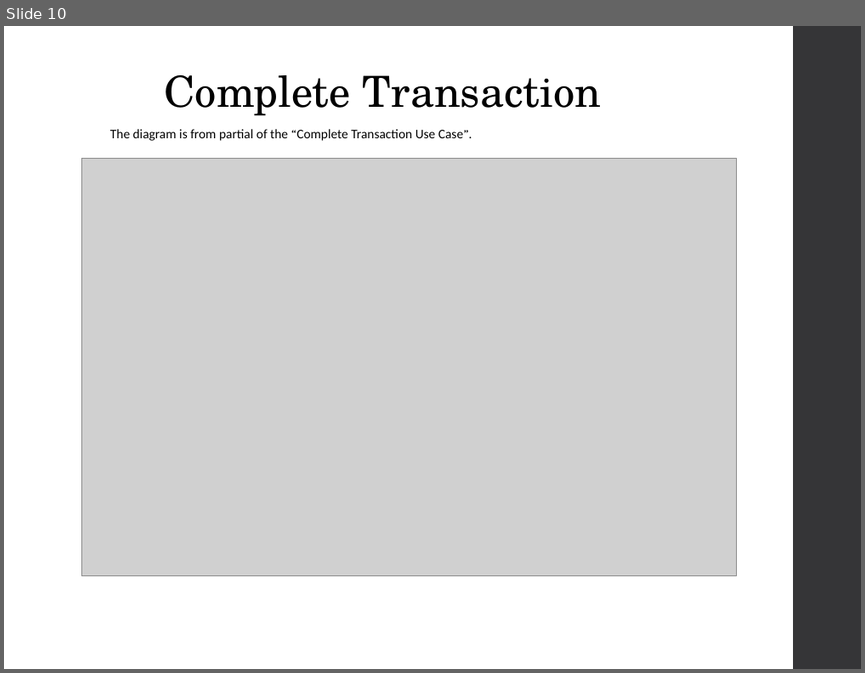
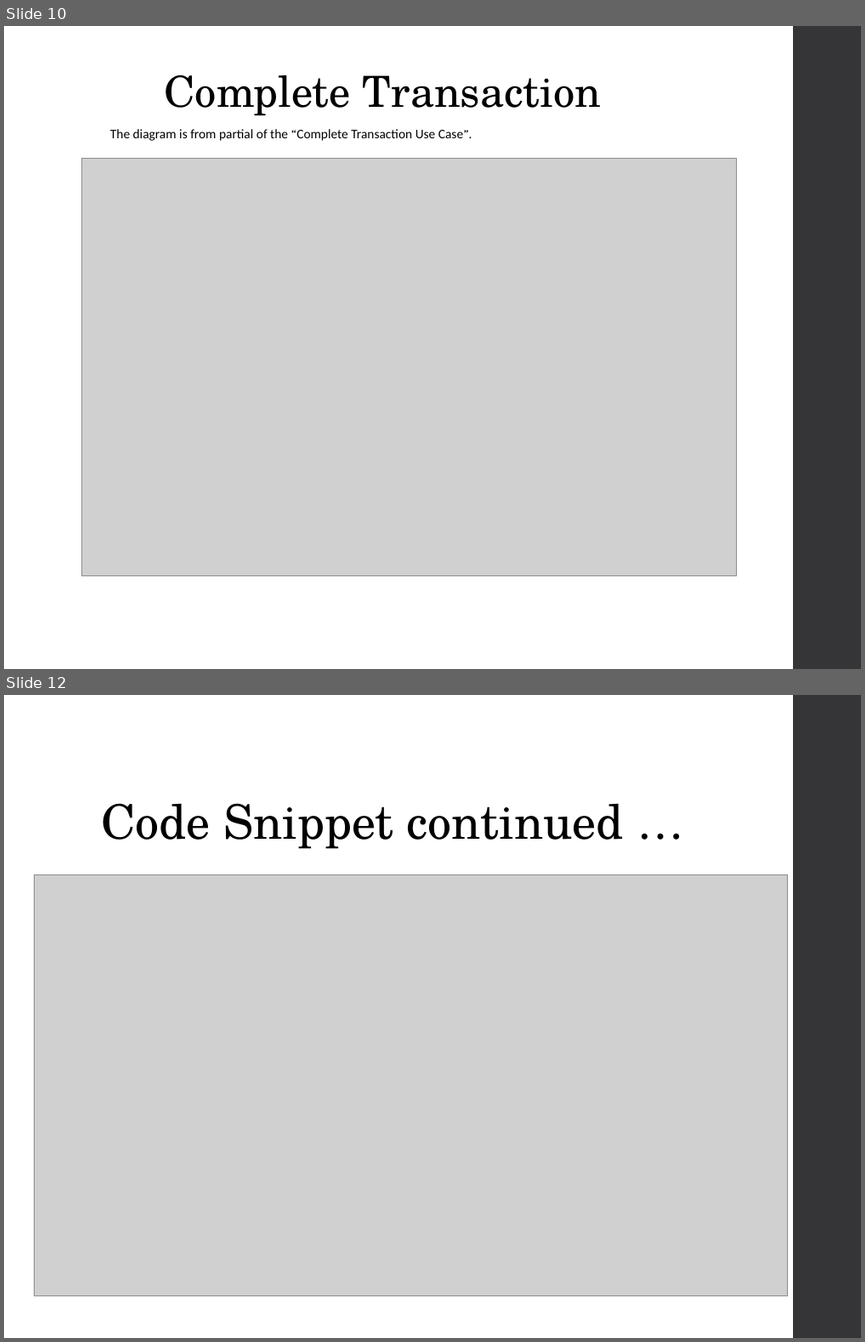
Before and after one commit to chenghao1983/VMCS_CA_PT4, a slide deck: PT4- Presentation - 01-09-2016.ppt. Shown one above the other, each under a label of ours: slide 10 before the commit, slides 10 and 12 after it; the slides between them are not shown. The pictures are 865x673 and 865x1342 pixels, drawn with LibreOffice and Linux fonts; fonts in the diff are those of the drawing; grey boxes stand for pictures. Boxes give left, top, right and bottom in pixels: in the first picture for what was removed or moved away, otherwise in the second. Text is boxed around its words. In the diff, an @@ line names an element or a change of style, - is before the commit and + after.

```diff
--- a/PT4- Presentation - 01-09-2016.ppt
+++ b/PT4- Presentation - 01-09-2016.ppt
@@ slide 12 added at (x1=4, y1=695, x2=861, y2=1338), background #FFFFFF; not listed: 1 template element that a slide beside it also shows @@
@@ title added at (x1=101, y1=803, x2=624, y2=849), 40 pt, text #000000 @@
+Code Snippet continued …
@@ picture added at (x1=34, y1=875, x2=787, y2=1297) @@
```
Also in this commit, not shown: 2 slides changed, 2 other slides added, 1 slide removed.
